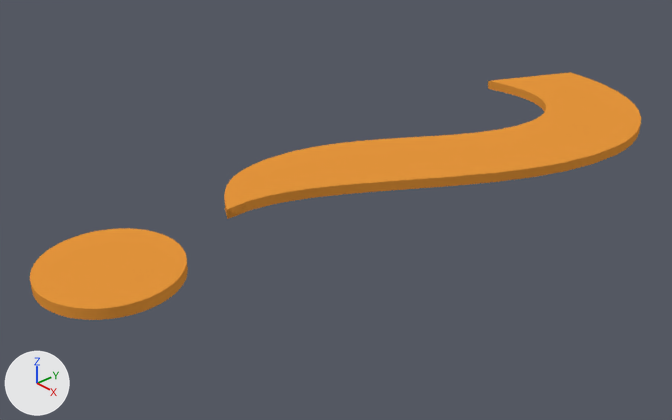
An edit to the Blender file assets/questionmark.blend, drawn before and after from the same camera.
The view is the same before and after, from a 50 mm camera at (1.076, -0.967, 0.788) aimed at (-0.087, 0.077, -0.042). The lights are fixed; the arrows at lower left show +X, +Y and +Z. Text is drawn in Blender's own font.

The scene before the commit, as lines of its bpy script (objects in view):
```python
txt_text = bpy.data.curves.new('Text', 'FONT')
txt_text.body = '?'
txt_text.materials.append(mat_material_001)  # orange #e7973d
txt_text.extrude = 0.01
txt_text.size = 0.6
txt_text.offset_x = -0.126
txt_text.offset_y = -0.144
ob_text = bpy.data.objects.new('Text', txt_text)
ob_text.location = (0.0, 0.0, 0.0)
ob_text.scale = (3.4, 3.4, 1.0)
```
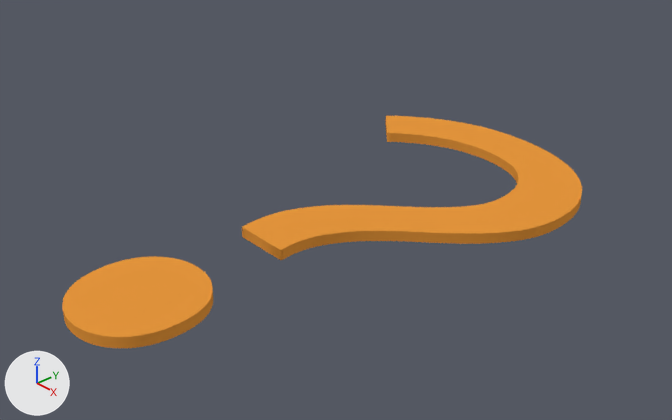
Where the change shows, as pixel boxes [x1, y1, x2, y2] in the pictures (672 x 420 px):
'Text', reshaped (15% narrower, 6% shorter): before [30, 72, 641, 320]; after [62, 115, 582, 348]

Diff of the bpy script that builds the scene:
```diff
--- a/assets/questionmark.blend.py
+++ b/assets/questionmark.blend.py
@@ me_cutext @@
+me_cutext.from_pydata(...)  # 1448 vertices, 1078 faces; spans x -0.079..0.079, y -0.149..0.149, z -0.01..0.01
+me_cutext.materials.append(mat_material_001)  # orange #e7973d
@@ ob_text @@
-ob_text = bpy.data.objects.new('Text', txt_text)
+ob_text = bpy.data.objects.new('Text', me_cutext)
 ob_text.location = (0.0, 0.0, 0.0)
```
